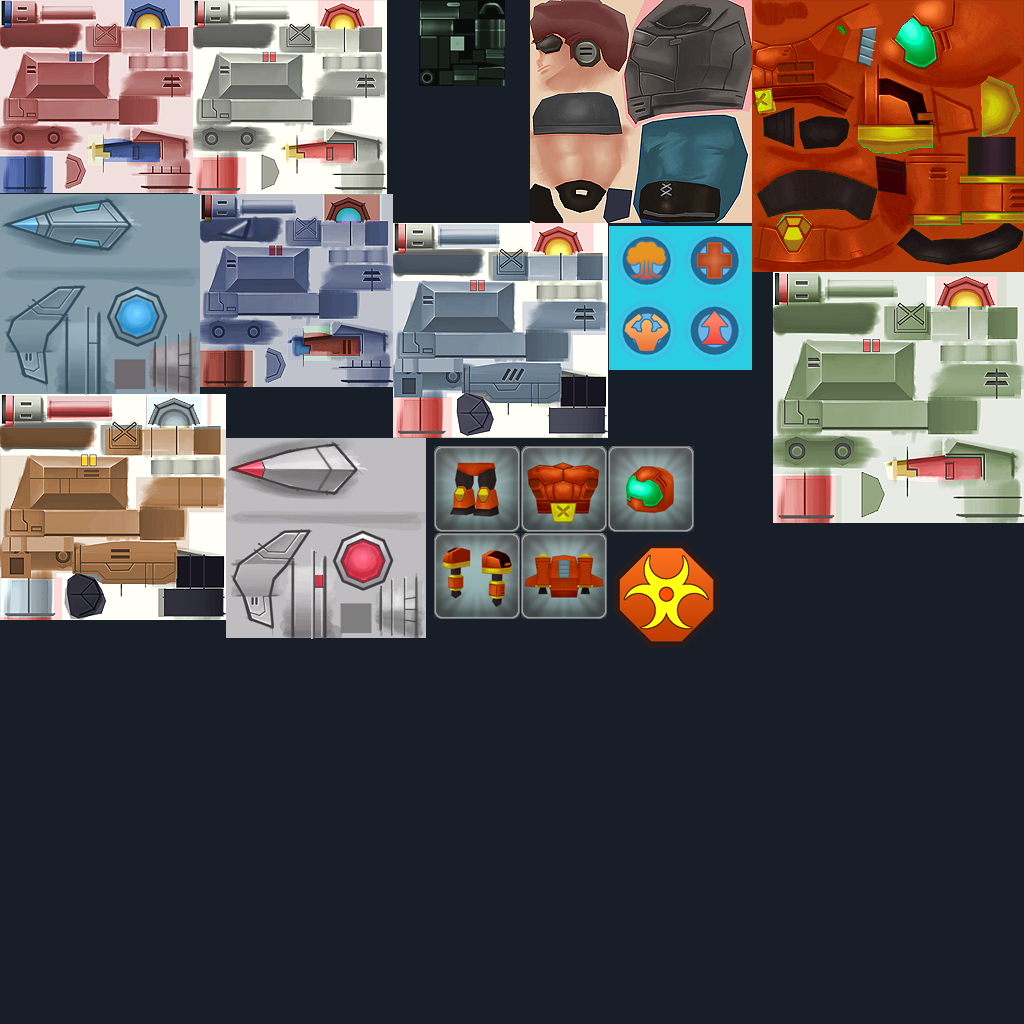
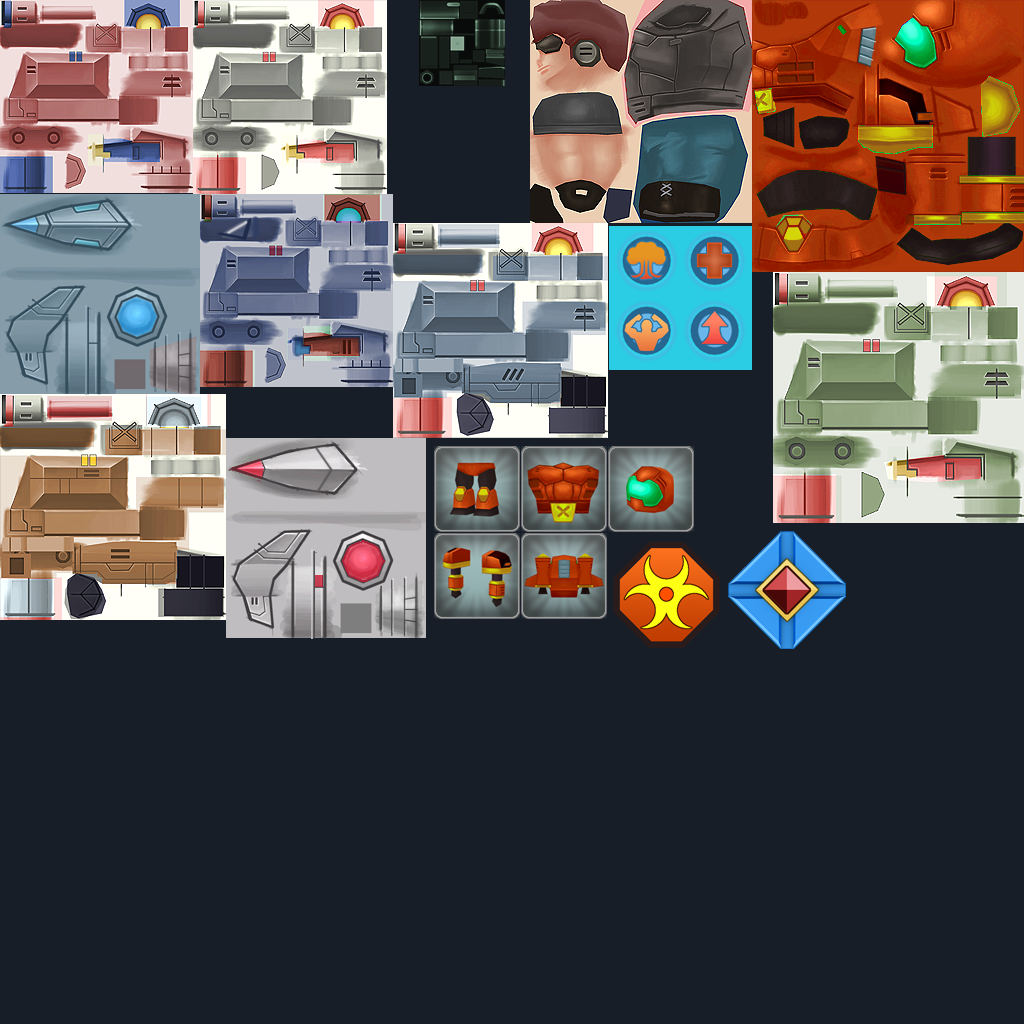
Revision of a layered 1024 x 1024 image; what changed, layer by layer:
added layer "Layer 17" in group "Group 1" over [728, 531, 846, 649]
